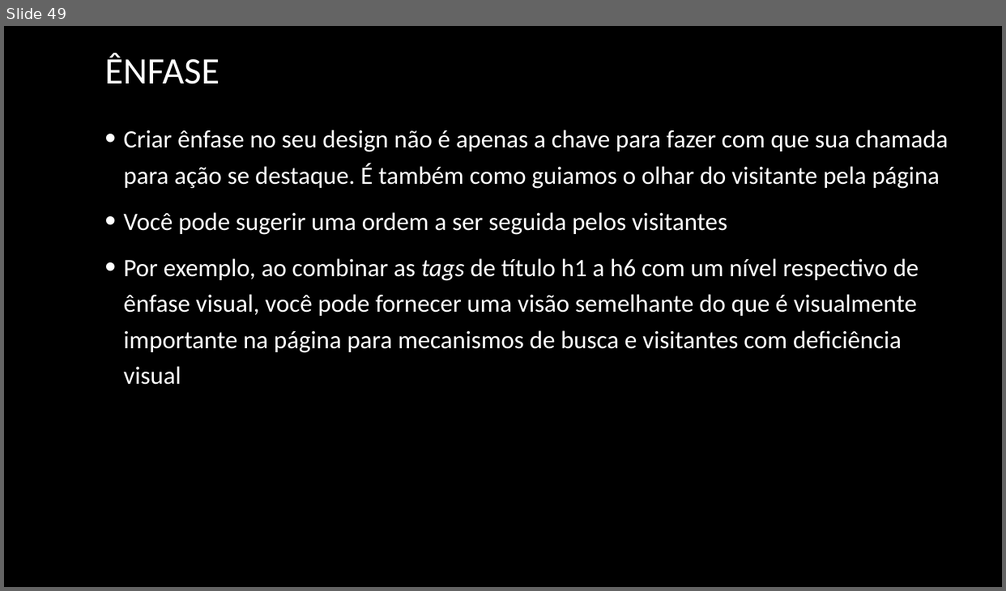
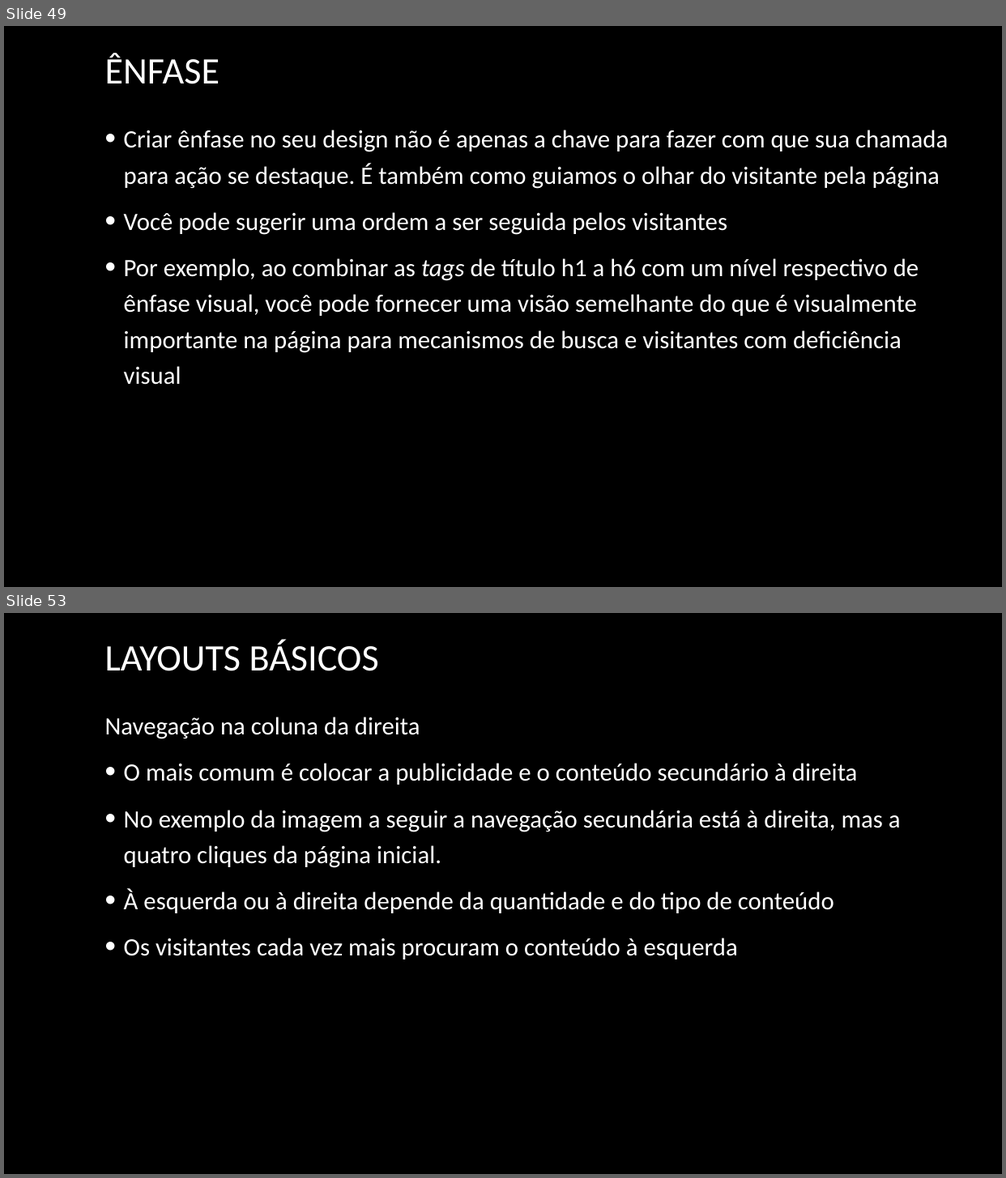
Before and after one commit to joelteixeiradacunha/aulas_php_mysql, a slide deck: Design/Design - Copia.pptx. Shown one above the other, each under a label of ours: slide 49 before the commit, slides 49 and 53 after it; the slides between them are not shown. The pictures are 1006x591 and 1006x1178 pixels, drawn with LibreOffice and Linux fonts; fonts in the diff are those of the drawing; background and template pictures are left out. Boxes give left, top, right and bottom in pixels: in the first picture for what was removed or moved away, otherwise in the second. Text is boxed around its words. In the diff, an @@ line names an element or a change of style, - is before the commit and + after.

```diff
--- a/Design/Design - Copia.pptx
+++ b/Design/Design - Copia.pptx
@@ slide 53 added at <box>4,613,1002,1174</box>, background picture (left out) @@
@@ title added at <box>105,640,379,671</box>, 36 pt, text #FFFFFF @@
+LAYOUTS BÁSICOS
@@ text added at <box>105,717,901,960</box>, 24 pt, text #FFFFFF @@
+Navegação na coluna da direita
+• O mais comum é colocar a publicidade e o conteúdo secundário à direita
+• No exemplo da imagem a seguir a navegação secundária está à direita, mas a quatro cliques da página inicial.
+• À esquerda ou à direita depende da quantidade e do tipo de conteúdo
+• Os visitantes cada vez mais procuram o conteúdo à esquerda
```
Also in this commit, not shown: 5 other slides added, 1 other file.
